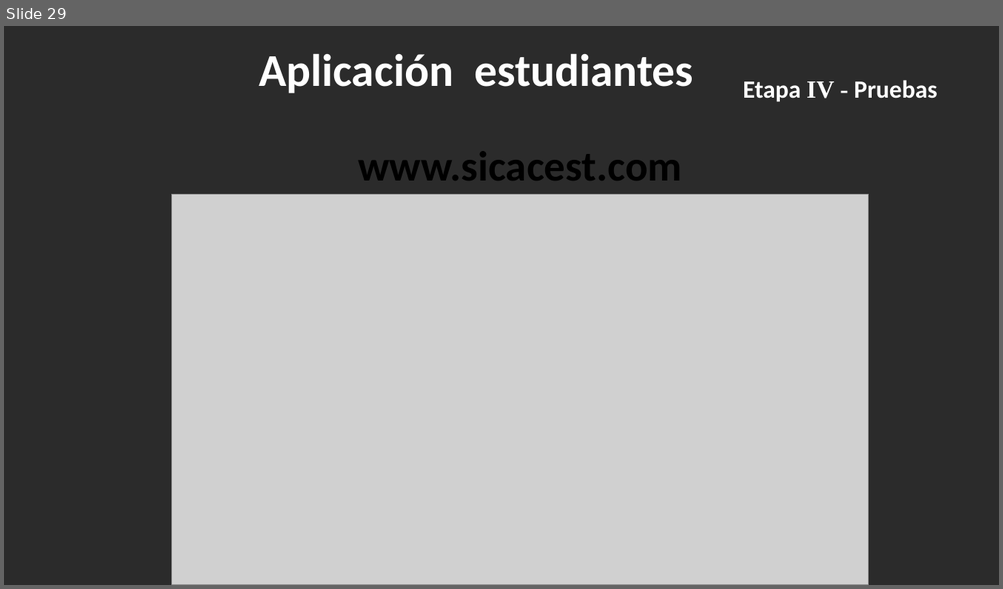
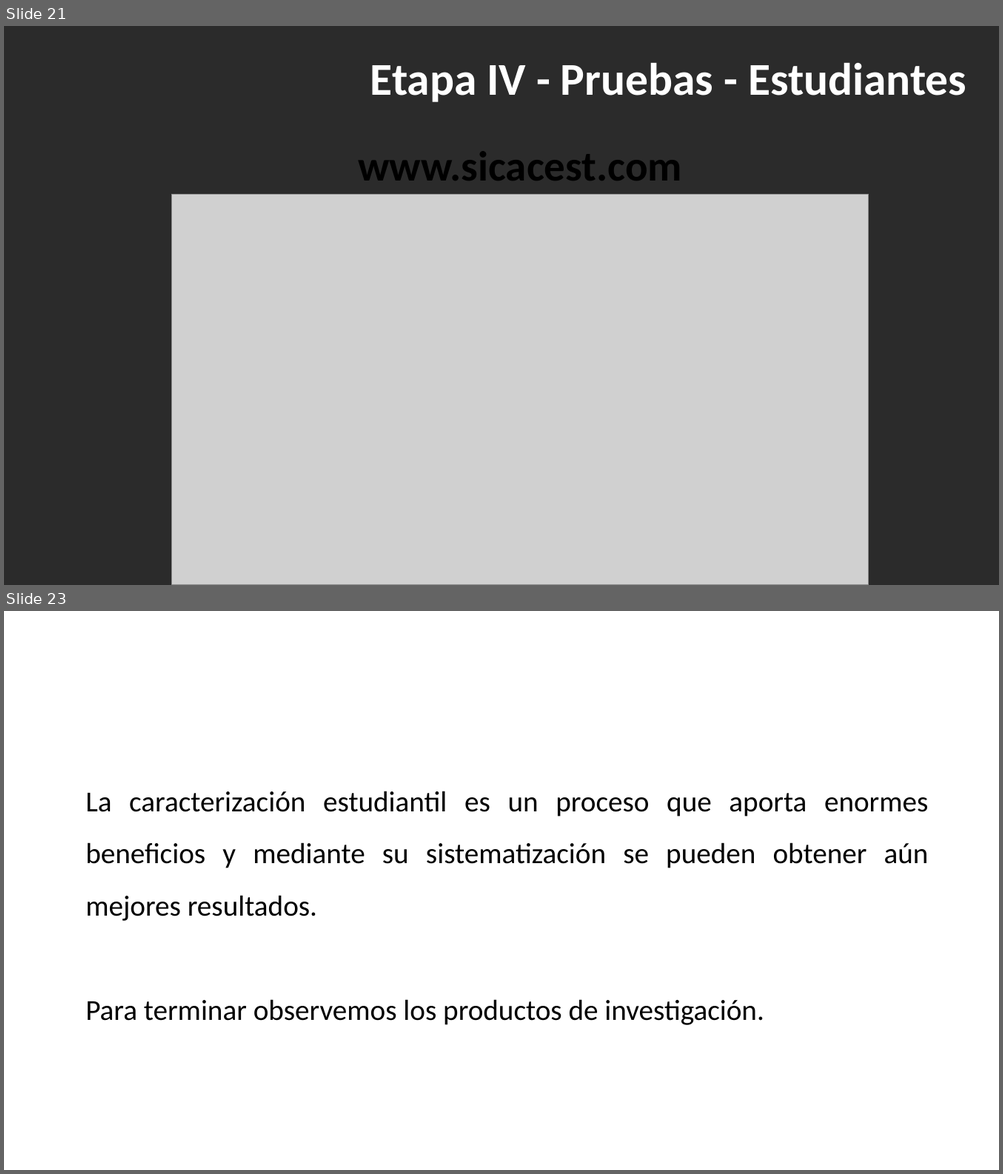
Before and after one commit to BrayanNovoa/uniminuto, a slide deck: expo/expo.pptx. Shown one above the other, each under a label of ours: slide 29 before the commit, slides 21 and 23 after it; the slides between them are not shown. The pictures are 1003x589 and 1003x1174 pixels, drawn with LibreOffice and Linux fonts; fonts in the diff are those of the drawing; grey boxes stand for pictures; background and template pictures are left out; a plain dark background stands for a picture behind light text. Boxes give left, top, right and bottom in pixels: in the first picture for what was removed or moved away, otherwise in the second. Text is boxed around its words. In the diff, an @@ line names an element or a change of style, - is before the commit and + after.

```diff
--- a/expo/expo.pptx
+++ b/expo/expo.pptx
@@ slide 23 added at [4,611,999,1170], background picture (left out) @@
@@ title added at [403,611,999,719], 44 pt, text #FFFFFF, bold @@
+Conclusiones
@@ text added at [85,791,928,1025], 28 pt, text #000000 @@
+La caracterización estudiantil es un proceso que aporta enormes beneficios y mediante su sistematización se pueden obtener aún mejores resultados.
+Para terminar observemos los productos de investigación.
@@ what was slide 29 is now slide 21 @@
@@ slide 21 changed as well @@
@@ title removed at [259,53,693,93] @@
-Aplicación estudiantes
@@ title "Etapa IV - Pruebas - ..." at [370,62,966,102]: vertical alignment top to middle @@
@@ title at [370,62,966,102]: text changed; size 24 to 44 pt @@
-Etapa IV - Pruebas
+Etapa IV - Pruebas - Estudiantes
```
Also in this commit, not shown: 18 other slides changed, 3 other slides added, 11 slides removed, 3 other files.
